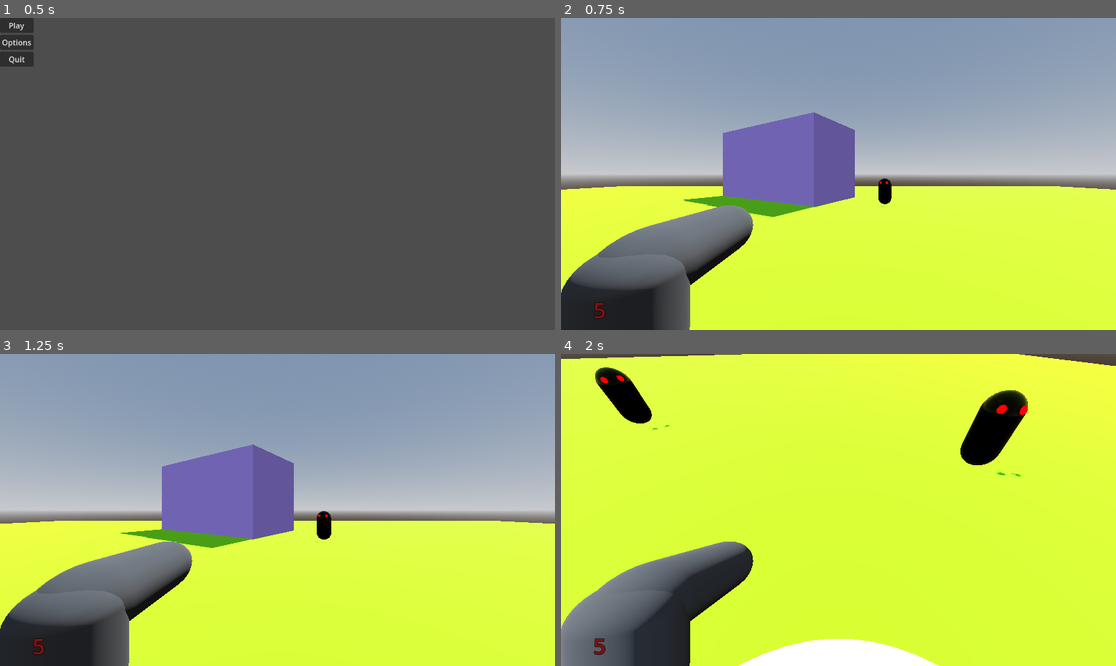
Above: before the commit, frames 1-4 (two rows, left to right).
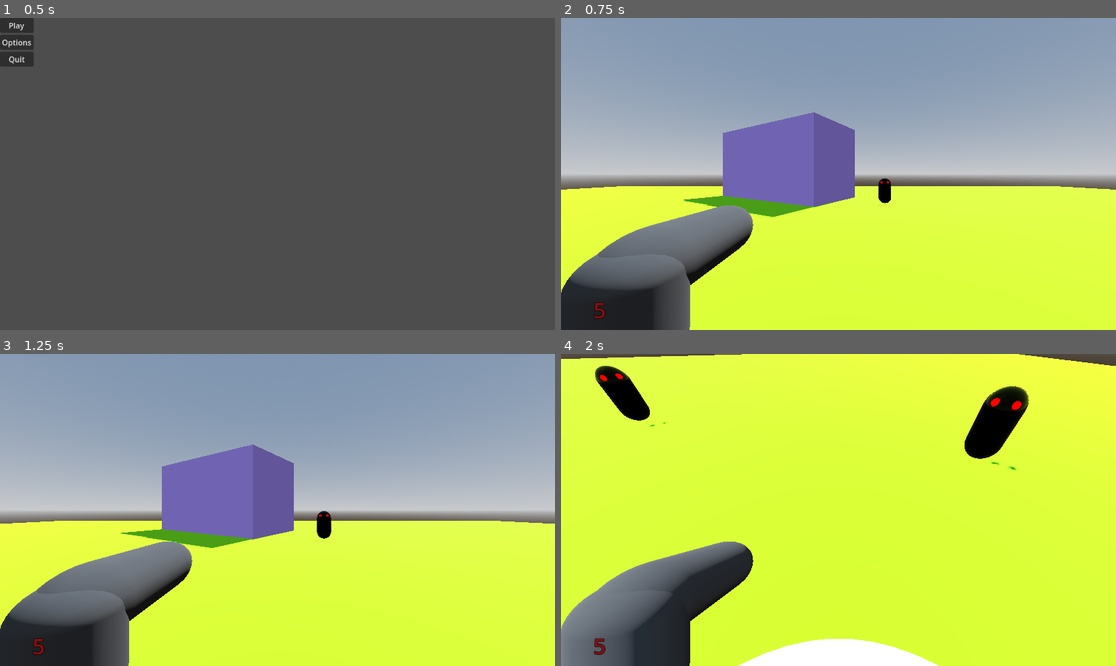
Above: after the commit, the same moments.

Repository: covmoore/potions_and_arsenals
Game: Godot game, scene res://scenes/MainMenu.tscn
The game is run twice, just before and just after one commit, with the same random seed, the same clock (stepped at 60 frames per second) and the same inputs.
Inputs (mouse positions are in pixels of both pictures, inside the frame that each line leads up to):
- Up to frame 1 (0.5 s): no input
- Up to frame 2 (0.75 s): click "Play" at 0.5 s
- Up to frame 3 (1.25 s): no input
- Up to frame 4 (2 s): move the mouse to (866, 510) at 1.27 s; hold W (move_forward) from 1.28 s (still down); click (866, 510) at 1.35 s; tap Space (jump) at 1.52 s

Frame 1 is identical in both runs. In frame 2, less than 0.1% of the frame differs, in the area x 56-60%, y 51-61%; in frame 3, less than 0.1%; in frame 4, 0.9%, in the area x 6-85%, y 3-40%.

Commit message:
fixed UI health bug and enemies now look at you

Diff:
--- a/handlers/Player.gd
+++ b/handlers/Player.gd
@@ -71,8 +71,8 @@
 
 func hit(dmg):
 	health -= dmg
-	emit_signal("player_hit", health)
 	if health <= 0:
 		health = 0
 		isAlive = false
 		emit_signal("player_died")
+	emit_signal("player_hit", health)
--- a/model_scenes/enemy.gd
+++ b/model_scenes/enemy.gd
@@ -19,6 +19,7 @@
 func _process(delta):
 	velocity = Vector3.ZERO
 	nav_agent.set_target_position(player.global_transform.origin)
+	look_at(Vector3(player.global_position.x, global_position.y, player.global_position.z), Vector3.UP)
 	var next_nav_point = nav_agent.get_next_path_position()
 	velocity = (next_nav_point - global_transform.origin).normalized() * SPEED
 	move_and_slide()
--- a/model_scenes/temp_enemy.tscn
+++ b/model_scenes/temp_enemy.tscn
@@ -41,14 +41,15 @@
 script = ExtResource("1_v4k3s")
 
 [node name="MeshInstance3D" type="MeshInstance3D" parent="."]
+transform = Transform3D(-1, 0, -8.74228e-08, 0, 1, 0, 8.74228e-08, 0, -1, -0.0101033, 0, 0.513435)
 mesh = SubResource("CapsuleMesh_g28yy")
 
 [node name="MeshInstance3D2" type="MeshInstance3D" parent="."]
-transform = Transform3D(1, 0, 0, 0, 1, 0, 0, 0, 1, 0.217471, 0.674713, 0.385076)
+transform = Transform3D(-1, 0, -8.74228e-08, 0, 1, 0, 8.74228e-08, 0, -1, -0.227574, 0.674713, 0.128359)
 mesh = SubResource("SphereMesh_a2tyq")
 
 [node name="MeshInstance3D3" type="MeshInstance3D" parent="."]
-transform = Transform3D(1, 0, 0, 0, 1, 0, 0, 0, 1, -0.232626, 0.674713, 0.385076)
+transform = Transform3D(-1, 0, -8.74228e-08, 0, 1, 0, 8.74228e-08, 0, -1, 0.222523, 0.674713, 0.128359)
 mesh = SubResource("SphereMesh_a2tyq")
 
 [node name="CollisionShape3D" type="CollisionShape3D" parent="."]
--- a/scenes/Level1.tscn
+++ b/scenes/Level1.tscn
@@ -155,11 +155,10 @@
 mouse_filter = 1
 script = ExtResource("5_6kfod")
 
-
 [node name="CanvasLayer" type="CanvasLayer" parent="PlayerUI"]
 
 [node name="healthTxt" type="Label" parent="PlayerUI/CanvasLayer"]
-anchors_preset = -1
+anchors_preset = 2
 anchor_top = 1.0
 anchor_bottom = 1.0
 offset_left = 10.0
@@ -171,7 +170,6 @@
 label_settings = SubResource("LabelSettings_cxgmt")
 horizontal_alignment = 1
 vertical_alignment = 2
-
 
 [node name="gameOverTxt" type="Label" parent="PlayerUI/CanvasLayer"]
 visible = false
